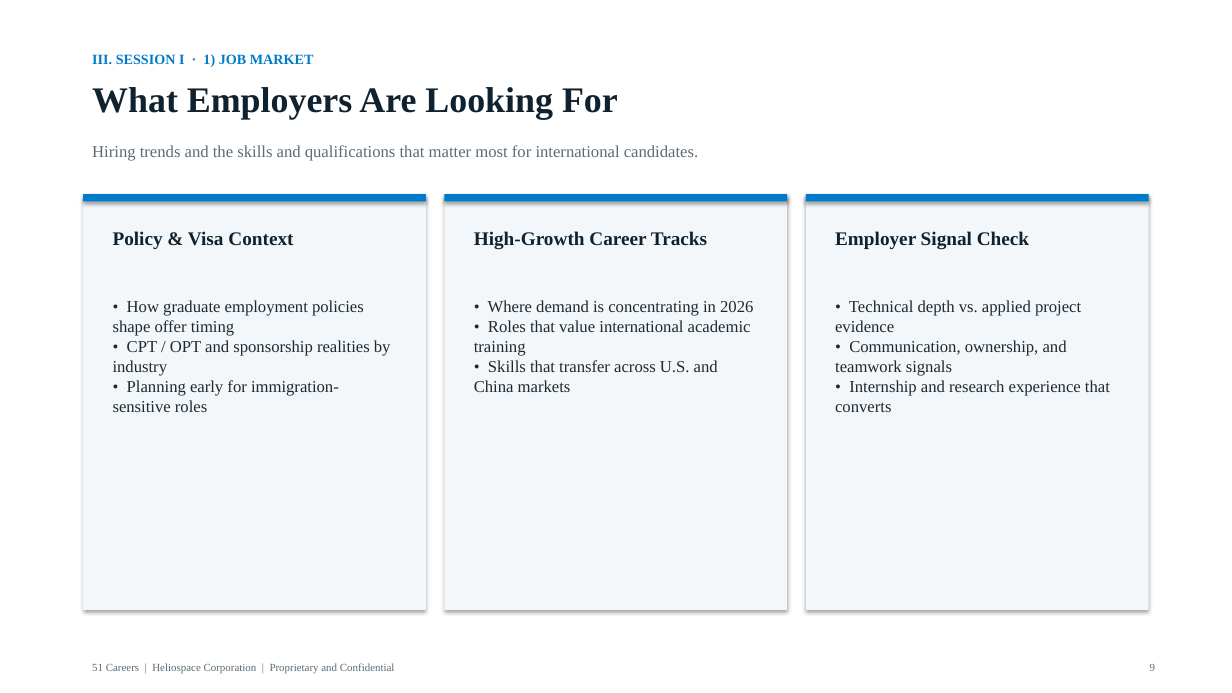
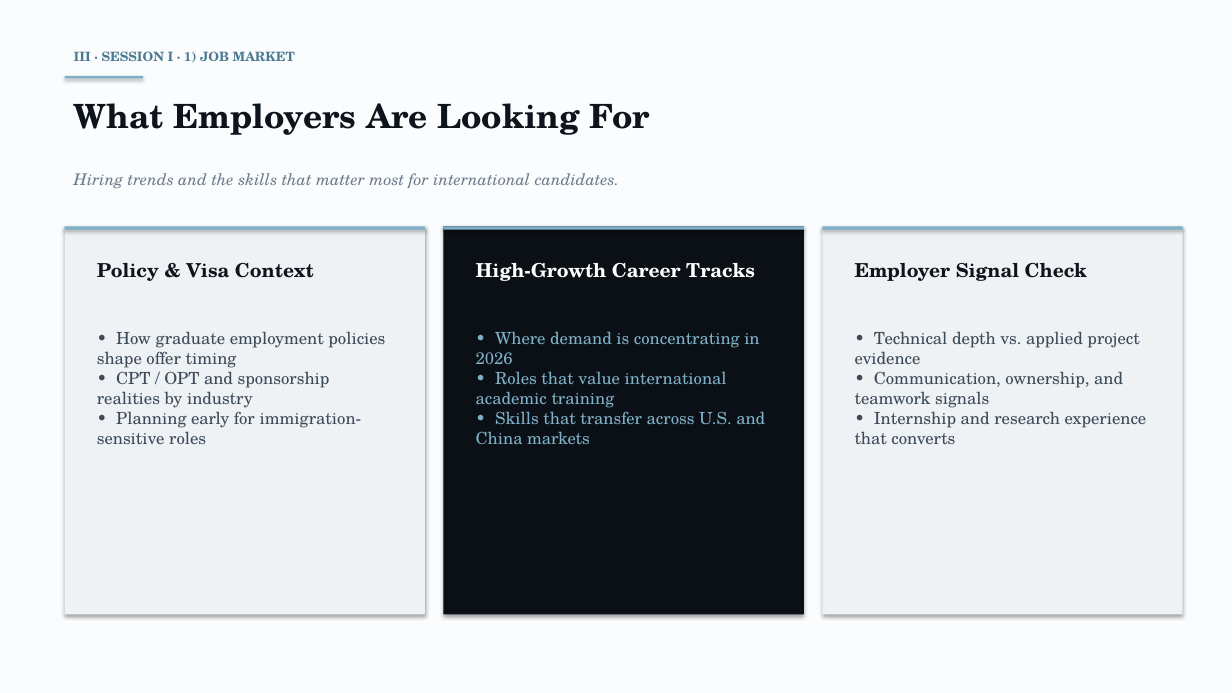
Before and after one commit to anthonyleedu/anthonyleedu, a slide deck: slide 9 of Heliospace_Company_And_Product_Overview.pptx. Drawn at 1232x693 pixels with LibreOffice and Linux fonts; fonts in the diff are those of the drawing. Boxes give left, top, right and bottom in pixels: in the first picture for what was removed or moved away, otherwise in the second. Text is boxed around its words. In the diff, an @@ line names an element or a change of style, - is before the commit and + after.

```diff
--- a/Heliospace_Company_And_Product_Overview.pptx
+++ b/Heliospace_Company_And_Product_Overview.pptx
@@ background #FFFFFF to #FBFCFD @@
@@ text at (74,51,295,62): text changed; size 11 to 10 pt; font Times New Roman to TeX Gyre Schola; text colour #007BCB to #4A7A92 @@
-III. SESSION I · 1) JOB MARKET
+III · SESSION I · 1) JOB MARKET
@@ rectangle added at (65,76,143,79), fill #7EB0C8 @@
@@ text "What Employers Are Looking For": place and size @@
-text "What Employers Are Looking For" at (92,87,618,120)
+text "What Employers Are Looking For" at (74,103,650,135)
@@ text "What Employers Are Looking For" at (74,103,650,135): size 28 to 26 pt, font Times New Roman to TeX Gyre Schola, text colour #10222F to #0E141C @@
@@ text at (74,173,619,188): text changed; size 13 to 12.5 pt; font Times New Roman to TeX Gyre Schola; text colour #5C6B76 to #6B7A8A; italic on @@
-Hiring trends and the skills and qualifications that matter most for international candidates.
+Hiring trends and the skills that matter most for international candidates.
@@ rectangle: place and size @@
-rectangle at (83,194,426,610)
+rectangle at (65,226,425,615)
@@ rectangle at (65,226,425,615): fill #F3F7FA to #EEF2F5 @@
@@ rectangle: place and size @@
-rectangle at (83,194,426,201)
+rectangle at (65,226,425,229)
@@ rectangle: place and size @@
-rectangle at (445,194,787,610)
+rectangle at (444,226,804,615)
@@ rectangle at (444,226,804,615): fill #F3F7FA to #0B1016 @@
@@ rectangle: place and size @@
-rectangle at (445,194,787,201)
+rectangle at (444,226,804,229)
@@ rectangle at (823,226,1183,615): fill #F3F7FA to #EEF2F5 @@
@@ rectangle: place and size @@
-rectangle at (806,194,1149,610)
+rectangle at (823,226,1183,615)
@@ fill #007BCB to #7EB0C8 in 3 elements at (444,226,804,229), (65,226,425,229), (823,226,1183,229) @@
@@ rectangle: place and size @@
-rectangle at (806,194,1149,201)
+rectangle at (823,226,1183,229)
@@ text "Policy & Visa Context": place and size @@
-text "Policy & Visa Context" at (113,231,293,249)
+text "Policy & Visa Context" at (97,263,314,281)
@@ text "Policy & Visa Context" at (97,263,314,281): font Times New Roman to TeX Gyre Schola, text colour #10222F to #0E141C @@
@@ text "High-Growth Career Tracks": place and size @@
-text "High-Growth Career Tracks" at (474,231,707,249)
+text "High-Growth Career Tracks" at (476,263,755,281)
@@ text "High-Growth Career Tracks" at (476,263,755,281): font Times New Roman to TeX Gyre Schola, text colour #10222F to #FFFFFF @@
@@ text "Employer Signal Check" at (855,263,1087,281): font Times New Roman to TeX Gyre Schola, text colour #10222F to #0E141C @@
@@ text "Employer Signal Check": place and size @@
-text "Employer Signal Check" at (835,231,1029,249)
+text "Employer Signal Check" at (855,263,1087,281)
@@ text "• How graduate employment policies ...": place and size @@
-text "• How graduate employment policies ..." at (113,300,391,412)
+text "• How graduate employment policies ..." at (97,331,385,444)
@@ text "• How graduate employment policies ..." at (97,331,385,444): font Times New Roman to TeX Gyre Schola, text colour #1E2A33 to #3D4A58 @@
@@ text "• Where demand is concentrating ...": place and size @@
-text "• Where demand is concentrating ..." at (474,300,753,392)
+text "• Where demand is concentrating ..." at (476,331,765,444)
@@ text "• Where demand is concentrating ..." at (476,331,765,444): font Times New Roman to TeX Gyre Schola, text colour #1E2A33 to #7EB0C8 @@
@@ text "• Technical depth vs. applied ..." at (855,331,1147,444): font Times New Roman to TeX Gyre Schola, text colour #1E2A33 to #3D4A58 @@
@@ text "• Technical depth vs. applied ...": place and size @@
-text "• Technical depth vs. applied ..." at (835,300,1110,412)
+text "• Technical depth vs. applied ..." at (855,331,1147,444)
@@ text removed at (92,663,395,674) @@
-51 Careers | Heliospace Corporation | Proprietary and Confidential
@@ text removed at (1150,664,1155,671) @@
-9
```
Also in this commit, not shown: 19 other slides changed.
